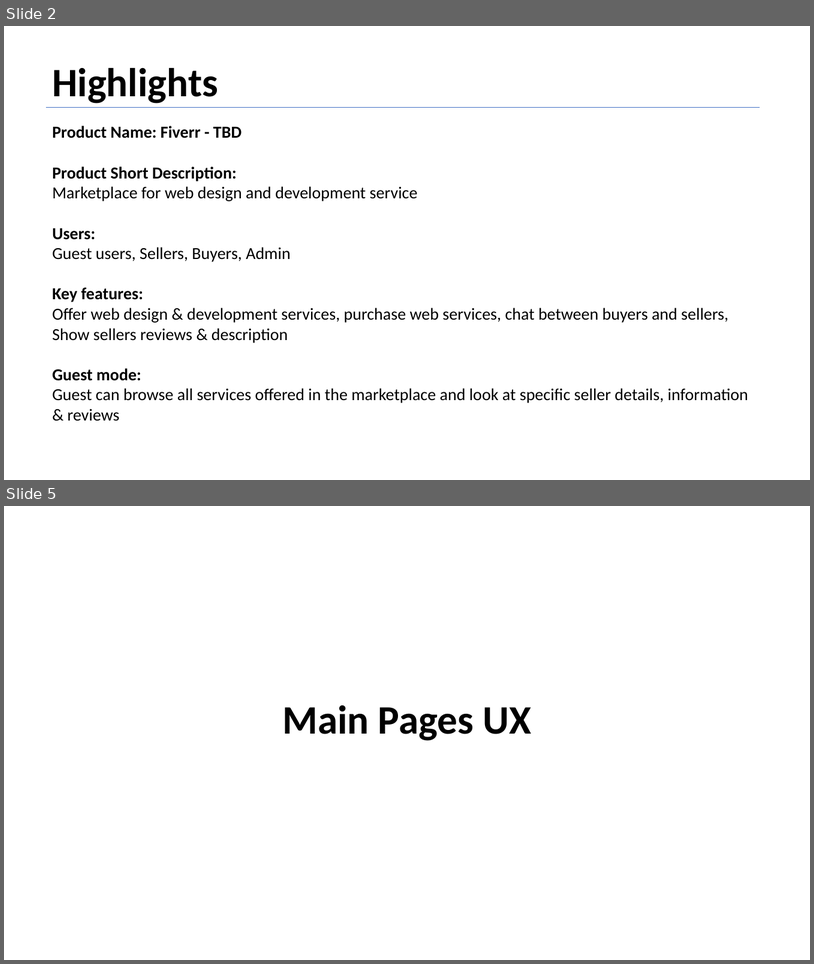
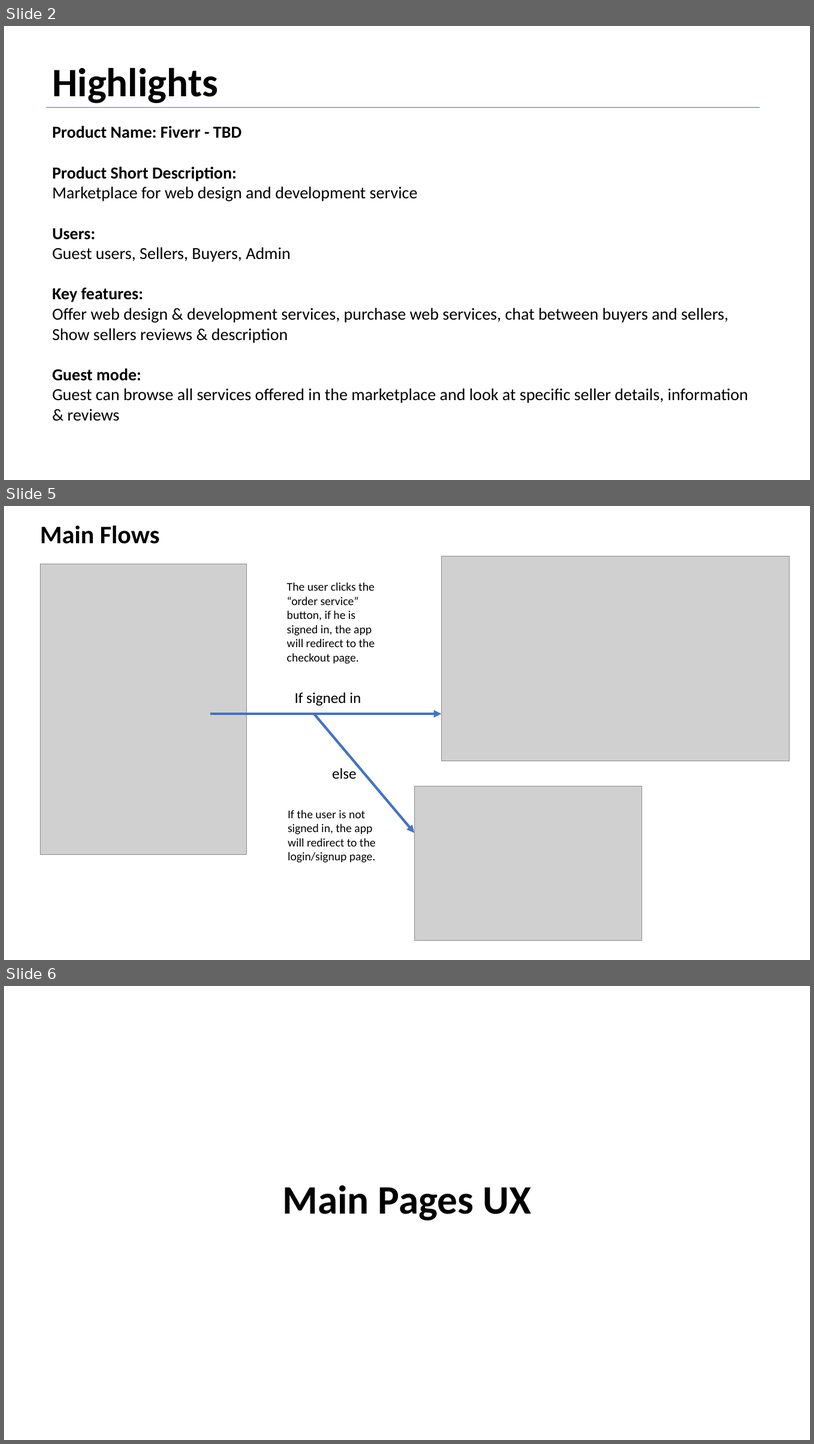
Before and after one commit to EmanuelBenHamo/Fiver-Final-Sprint, a slide deck: Product Definition Document Sample - Vybing - v1.5.pptx. Shown one above the other, each under a label of ours: slides 2 and 5 before the commit, slides 2, 5 and 6 after it; the slides between them are not shown. The pictures are 814x964 and 814x1444 pixels, drawn with LibreOffice and Linux fonts; fonts in the diff are those of the drawing; grey boxes stand for pictures. Boxes give left, top, right and bottom in pixels: in the first picture for what was removed or moved away, otherwise in the second. Text is boxed around its words. In the diff, an @@ line names an element or a change of style, - is before the commit and + after.

```diff
--- a/Product Definition Document Sample - Vybing - v1.5.pptx
+++ b/Product Definition Document Sample - Vybing - v1.5.pptx
@@ slide 5 added at <box>4,506,810,960</box>, background #FFFFFF @@
@@ text added at <box>40,525,160,544</box>, 30 pt, text #000000, bold @@
+Main Flows
@@ picture added at <box>441,556,790,760</box> @@
@@ picture added at <box>40,564,246,855</box> @@
@@ text added at <box>287,582,375,664</box>, 14 pt, text #000000 @@
+The user clicks the “order service” button, if he is signed in, the app will redirect to the checkout page.
@@ text added at <box>295,692,361,706</box>, 18 pt, text #000000 @@
+If signed in
@@ arrow added from (210, 714) to (441, 714), #4472C4 3 pt @@
@@ arrow added from (314, 714) to (415, 832), #4472C4 3 pt @@
@@ text added at <box>332,768,357,778</box>, 18 pt, text #000000 @@
+else
@@ picture added at <box>415,786,643,940</box> @@
@@ text added at <box>288,810,376,862</box>, 14 pt, text #000000 @@
+If the user is not signed in, the app will redirect to the login/signup page.
@@ what was slide 5 is now slide 6 @@
```
Also in this commit, not shown: 6 other slides added, 13 slides removed.
